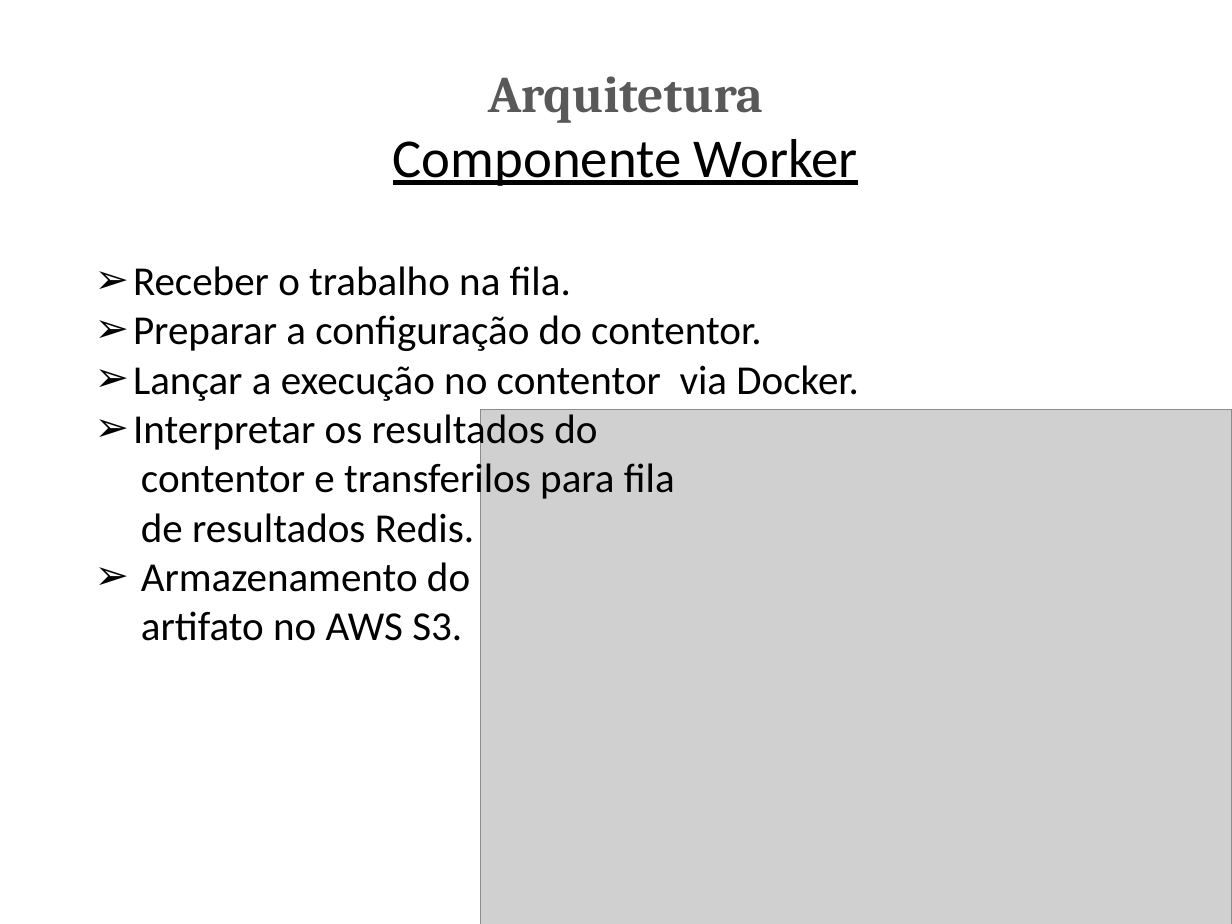
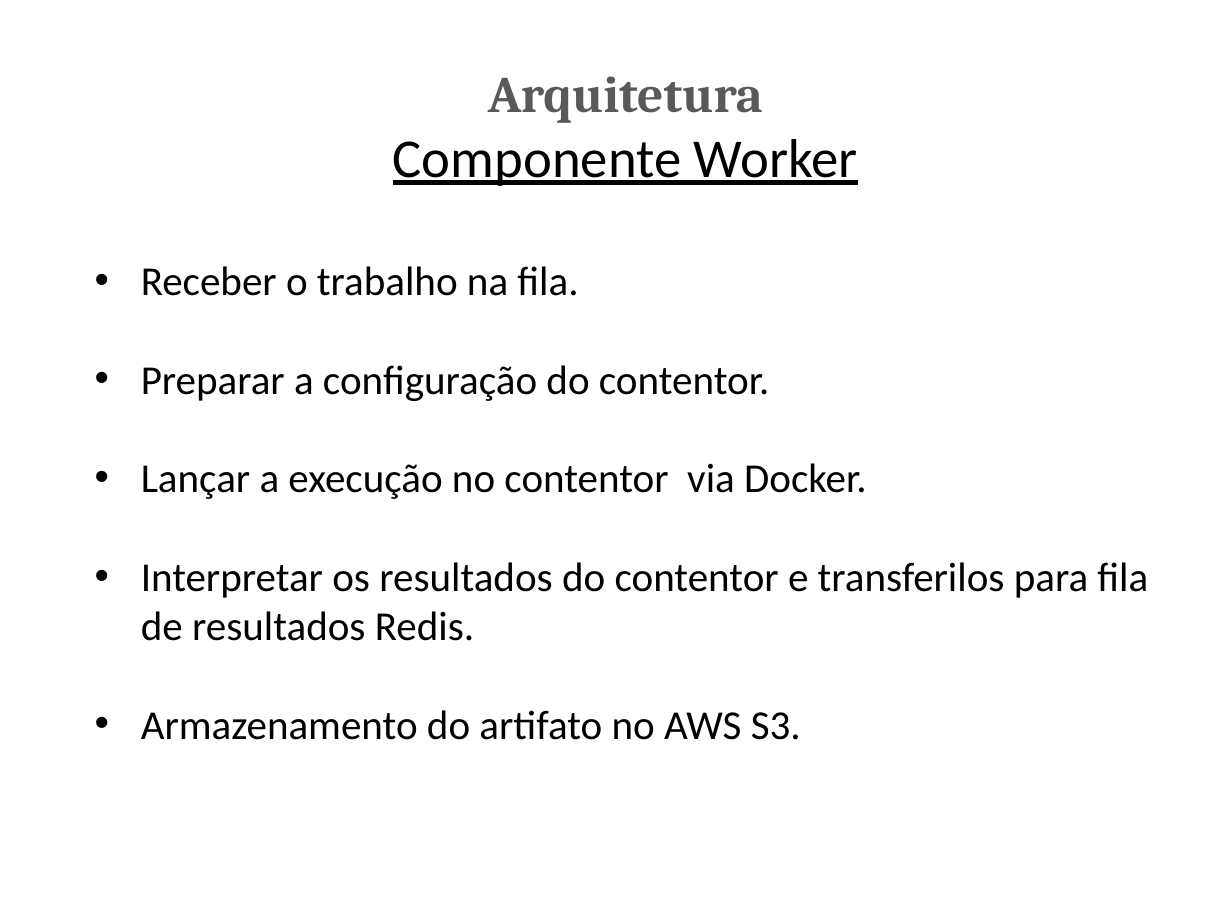
Before and after one commit to marcinschi-iuri/ciaasDocs, a slide deck: slide 15 of PCIS.pptx (slide 10 before the commit). Drawn at 1232x924 pixels with LibreOffice and Linux fonts; fonts in the diff are those of the drawing; grey boxes stand for pictures. Boxes give left, top, right and bottom in pixels: in the first picture for what was removed or moved away, otherwise in the second. Text is boxed around its words. In the diff, an @@ line names an element or a change of style, - is before the commit and + after.

```diff
--- a/PCIS.pptx
+++ b/PCIS.pptx
@@ text at [141,266,867,499]: bullet ➢ to • @@
@@ picture removed at [480,409,1232,924] @@
@@ text at [141,562,1148,598]: text changed @@
-➢ Interpretar os resultados do
-contentor e transferilos para fila
+• Interpretar os resultados do contentor e transferilos para fila
@@ text at [141,710,801,740]: text changed @@
-➢ Armazenamento do
-artifato no AWS S3.
+• Armazenamento do artifato no AWS S3.
```
Also in this commit, not shown: 12 other slides changed, 8 slides added, 2 other files.
